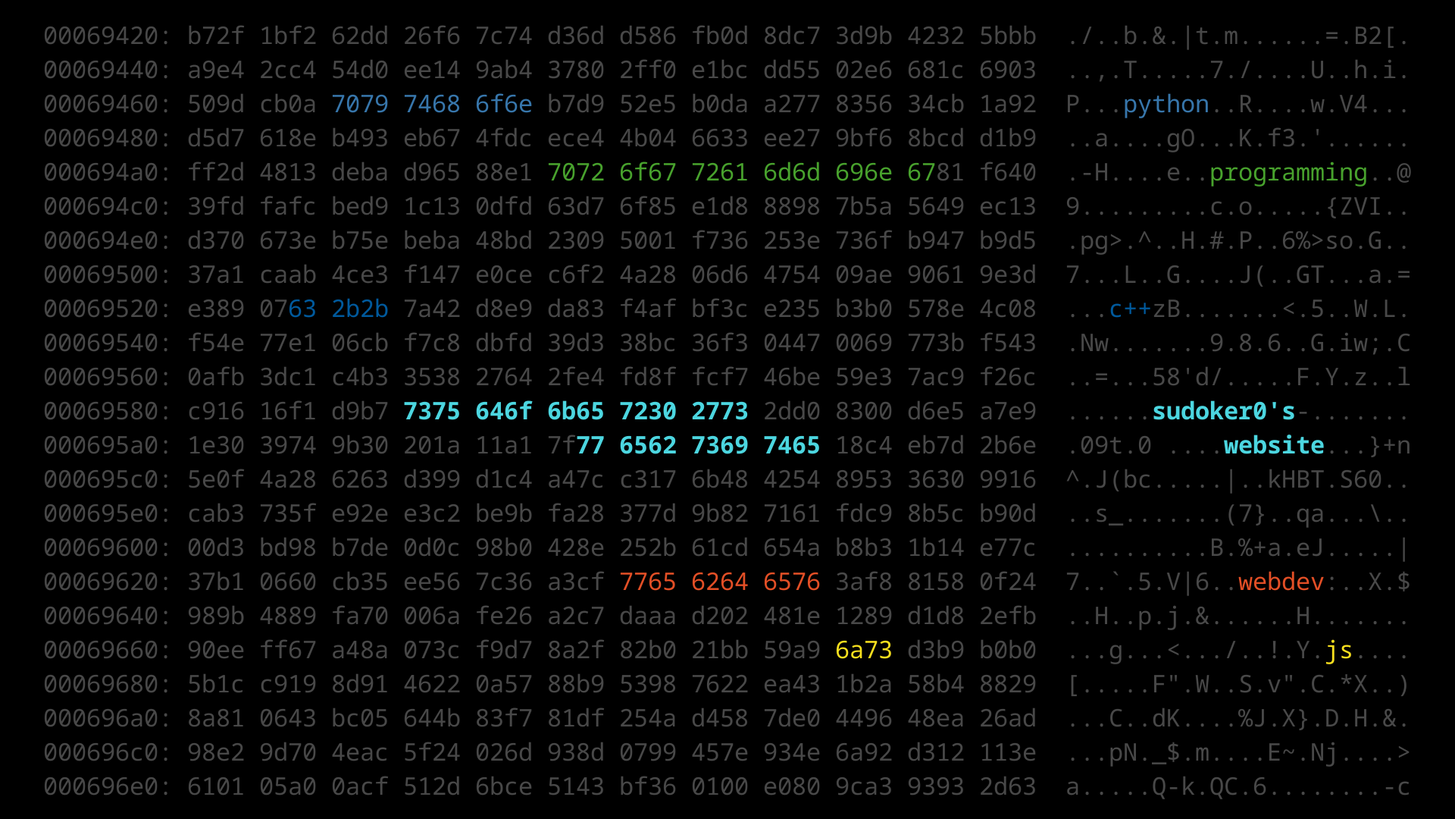
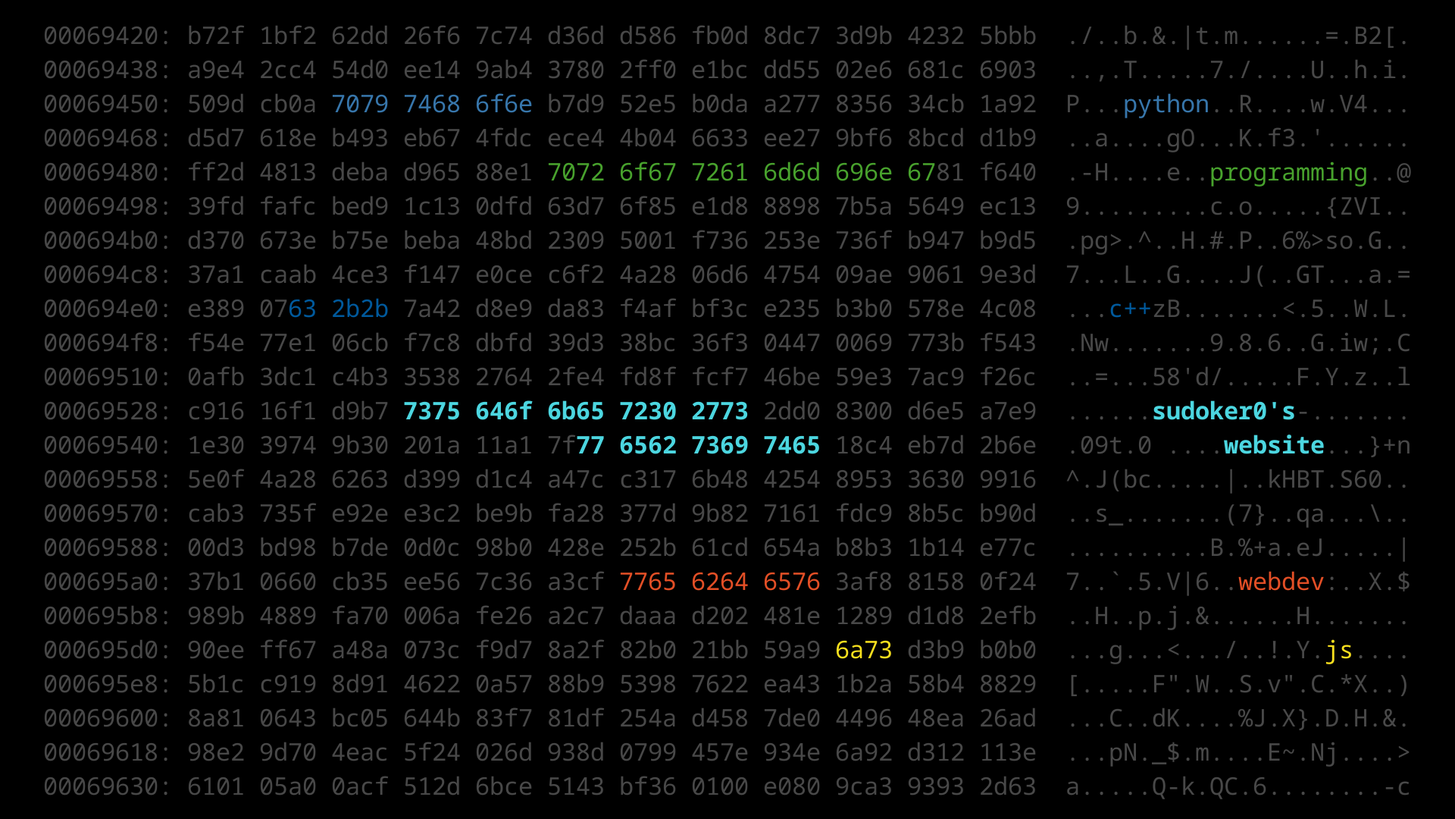
Revision of a layered 1455px x 819px image; what changed, layer by layer:
painted on "00069420: b72f 1bf2 62dd 26f6 ..." over (115, 59, 158, 796)
